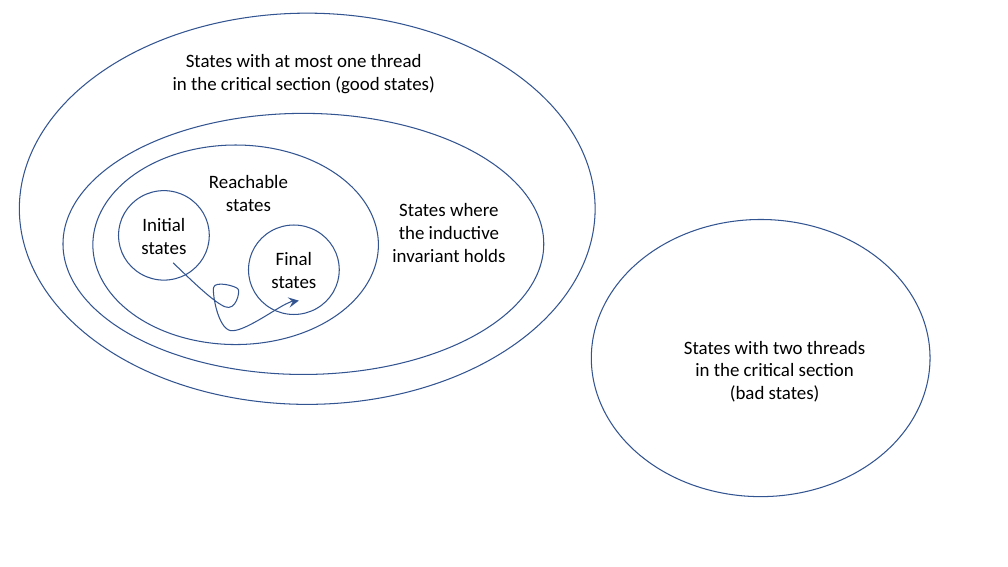
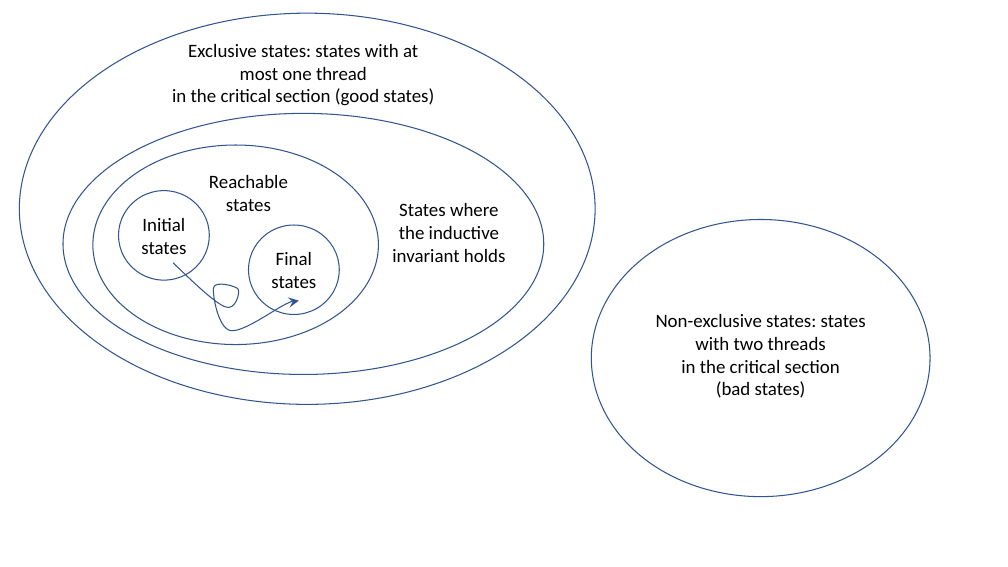
Before and after one commit to harmonylang/harmony, a slide deck: slide 1 of book/figures/states.pptx. Drawn at 1008x567 pixels with LibreOffice and Linux fonts; fonts in the diff are those of the drawing. Boxes give left, top, right and bottom in pixels: in the first picture for what was removed or moved away, otherwise in the second. Text is boxed around its words. In the diff, an @@ line names an element or a change of style, - is before the commit and + after.

```diff
--- a/book/figures/states.pptx
+++ b/book/figures/states.pptx
@@ text "Exclusive states: states with at ...": place and size @@
-text "Exclusive states: states with at ..." at bbox=[173, 54, 435, 94]
+text "Exclusive states: states with at ..." at bbox=[172, 44, 434, 106]
@@ text at bbox=[188, 44, 418, 80]: text changed @@
-States with at most one thread
+Exclusive states: states with at most one thread
@@ text "Non-exclusive states: states with two ...": place and size @@
-text "Non-exclusive states: states with two ..." at bbox=[684, 341, 865, 402]
+text "Non-exclusive states: states with two ..." at bbox=[656, 314, 866, 398]
@@ text at bbox=[656, 314, 866, 350]: text changed @@
-States with two threads
+Non-exclusive states: states with two threads
```
Also in this commit, not shown: 4 other files.
